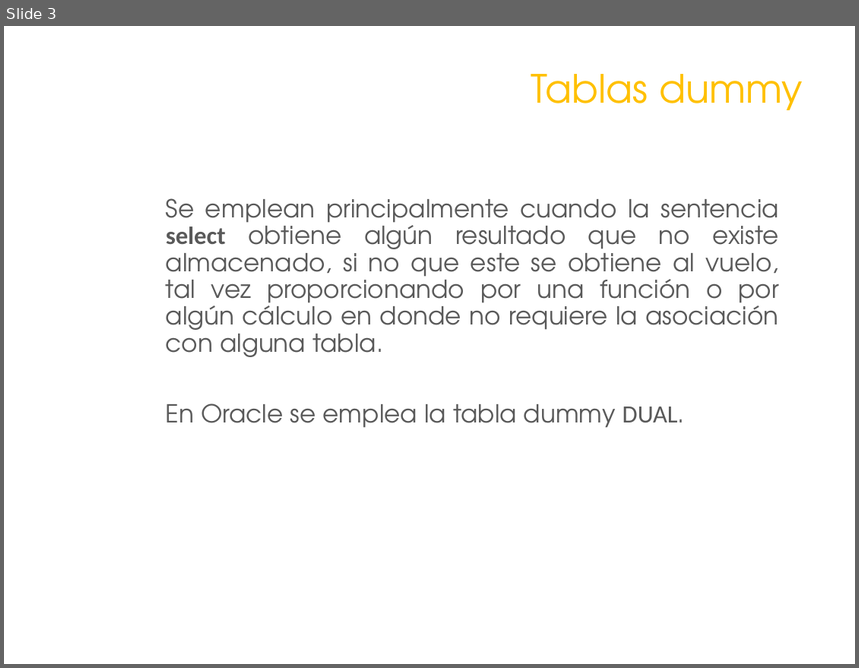
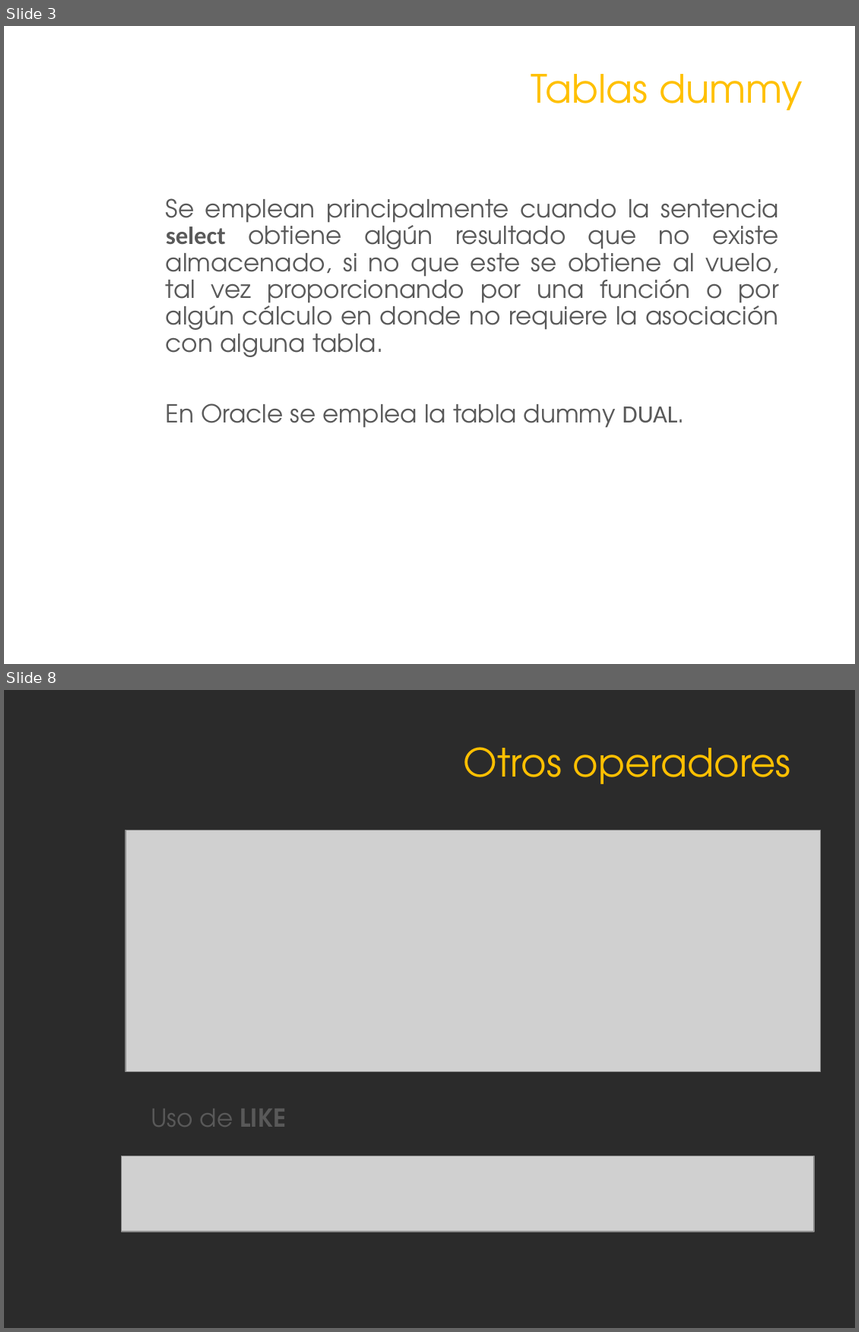
Before and after one commit to galigaribaldi/CursoSQL, a slide deck: SQL1/Martes/DQL.pptx. Shown one above the other, each under a label of ours: slide 3 before the commit, slides 3 and 8 after it; the slides between them are not shown. The pictures are 859x668 and 859x1332 pixels, drawn with LibreOffice and Linux fonts; fonts in the diff are those of the drawing; grey boxes stand for pictures; background and template pictures are left out; a plain dark background stands for a picture behind light text. Boxes give left, top, right and bottom in pixels: in the first picture for what was removed or moved away, otherwise in the second. Text is boxed around its words. In the diff, an @@ line names an element or a change of style, - is before the commit and + after.

```diff
--- a/SQL1/Martes/DQL.pptx
+++ b/SQL1/Martes/DQL.pptx
@@ slide 8 added at <box>4,690,855,1328</box>, background picture (left out) @@
@@ title added at <box>464,747,791,784</box>, 33 pt, text #FFC000 @@
+Otros operadores
@@ picture added at <box>126,831,821,1072</box> @@
@@ text added at <box>151,1109,287,1127</box>, 21 pt, text #595959 @@
+Uso de LIKE
@@ picture added at <box>122,1157,814,1232</box> @@
```
Also in this commit, not shown: 4 other slides added, 1 slide removed, 1 other file.
